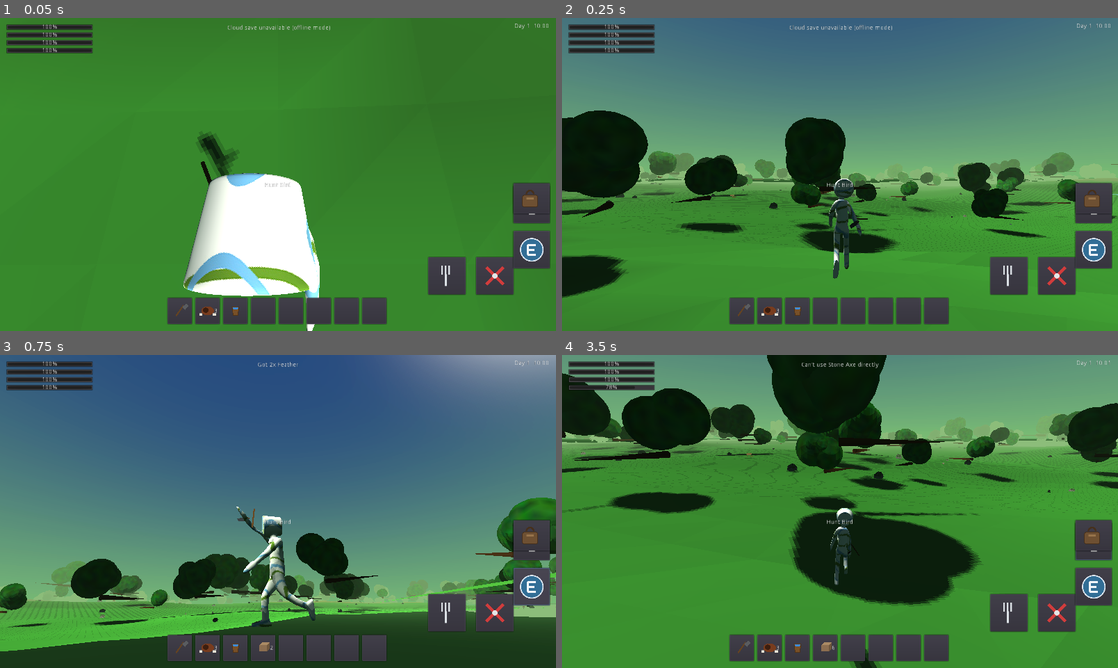
Above: before the commit, frames 1-4 (two rows, left to right).
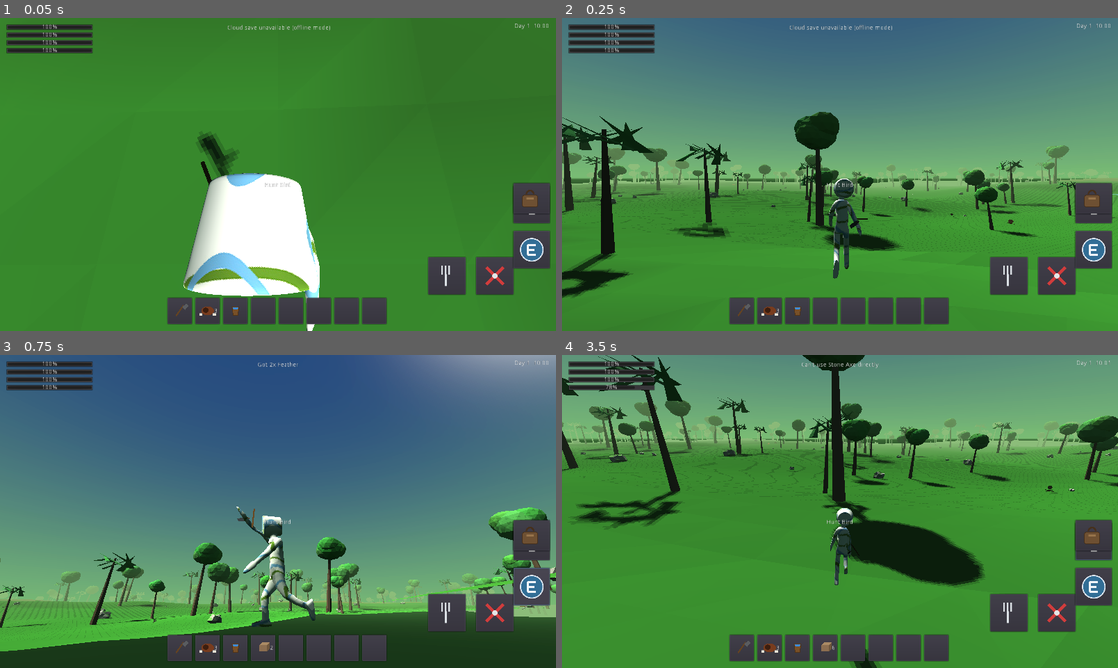
Above: after the commit, the same moments.

Repository: luokai25/Luo-world-
Game: Godot game, scene res://scenes/Main.tscn
The game is run twice, just before and just after one commit, with the same random seed, the same clock (stepped at 60 frames per second) and the same inputs.
Inputs (mouse positions are in pixels of both pictures, inside the frame that each line leads up to):
- Up to frame 1 (0.05 s): no input
- Up to frame 2 (0.25 s): no input
- Up to frame 3 (0.75 s): click (533, 586) at 0.5 s
- Up to frame 4 (3.5 s): click (1006, 611) at 1.25 s; tap Enter at 2 s; move the mouse to (867, 511) at 2.02 s; hold Up (ui_up) from 2.03 s (still down); tap E at 2.1 s; click (867, 511) at 2.17 s; tap Space at 2.27, 3.02 s; move the mouse to (812, 511) at 2.77 s; tap F at 2.85 s

Frame 1 is identical in both runs. In frame 2, 11% of the frame differs, in the area x 0-100%, y 29-90%; in frame 3, 8.5%; in frame 4, 20%, in the area x 0-100%, y 0-80%.

Commit message:
🌾 Blender-crafted world assets + full cultivation system
BLENDER PIPELINE (blender_pipeline/) — real bpy scripting, not primitives:
- Researched real technique first (low-vert chunky trunks, loop-cut taper,
  flat shading for deliberate stylized look, Empty-parenting, branch
  geometry connecting trunk to canopy) before building anything
- 8 trees: 5 oak (faceted overlapping canopy clusters + visible connecting
  branches) + 3 palm (radial frond blades) — replaces the old undirected
  noise-blob trimesh trees entirely
- 6 rocks: displaced icosphere base + moss auto-applied to upward-facing
  faces only (face-normal selection), giving a believable weathered look
- Iterated for real: v1 had disconnected floating foliage clusters and
  crude subdivision-1 facets, v2 fixed clustering, then batch-rendered
  and caught the branches were too thin to register at gameplay
  distance and thickened them before finalizing
- Built a reusable pipeline (lib.py: auto-framing camera, material
  helper, batch export) for future asset work

CULTIVATION SYSTEM (scripts/Farming.gd, new):
- 5 crop growth stages modeled in Blender (seed -> sprout -> young ->
  mature -> ripe), ripe stage gets golden color + fruit topper as a
  clear harvest-ready signal
- Farm plots: craft with 2x wood_log + 4x stick, equip + USE to place,
  plant with Wild Seeds (new gatherable world item, 120 scattered),
  grows over real time, harvest gives 2-4 Grain
- Wired into Main.gd interaction/prompt flow

VERIFIED: full plant-grow-harvest cycle tested in an isolated driven
project - seeds 5->4 on plant, stage EMPTY->SEED confirmed, correctly
at sprout after 60s simulated (45s/stage), reaches RIPE by 300s,
harvest gave 4 grain, plot reset to EMPTY. Zero script errors across
import + full game run.

Recovered a full container filesystem reset mid-session - GitHub had
everything through the prior commit safely persisted.

Diff:
--- a/project.godot
+++ b/project.godot
@@ -21,6 +21,7 @@
 Items="*res://scripts/Items.gd"
 GameState="*res://scripts/GameState.gd"
 SaveManager="*res://scripts/SaveManager.gd"
+Farming="*res://scripts/Farming.gd"
 
 [display]
 
--- /dev/null
+++ b/scripts/Farming.gd
@@ -0,0 +1,125 @@
+extends Node
+# Farming/Cultivation system - autoload singleton
+# Plots progress: EMPTY -> seed -> sprout -> young -> mature -> ripe -> (harvest) -> EMPTY
+
+const STAGE_EMPTY = -1
+const STAGE_SEED = 0
+const STAGE_SPROUT = 1
+const STAGE_YOUNG = 2
+const STAGE_MATURE = 3
+const STAGE_RIPE = 4
+
+const STAGE_NAMES = ["seed", "sprout", "young", "mature", "ripe"]
+const GROWTH_TIME_PER_STAGE = 45.0   # real seconds per stage advance
+
+var plots: Array = []   # [{pos, stage, timer, plot_node, crop_node, world_ref}]
+var crop_models: Dictionary = {}
+var farm_plot_model = null
+
+signal plot_stage_changed(plot)
+
+func _ready():
+	farm_plot_model = load("res://assets/models/farm_plot.glb")
+	for stage_name in STAGE_NAMES:
+		var path = "res://assets/models/crop_grain_%s.glb" % stage_name
+		var res = load(path)
+		if res:
+			crop_models[stage_name] = res
+
+func _process(delta):
+	for plot in plots:
+		if plot.stage >= STAGE_SEED and plot.stage < STAGE_RIPE:
+			plot.timer += delta
+			if plot.timer >= GROWTH_TIME_PER_STAGE:
+				plot.timer = 0.0
+				_advance_stage(plot)
+
+func _advance_stage(plot):
+	plot.stage += 1
+	_update_crop_visual(plot)
+	emit_signal("plot_stage_changed", plot)
+	if plot.stage == STAGE_RIPE:
+		GameState.notify("🌾 A crop is ready to harvest!")
+
+func _update_crop_visual(plot):
+	if plot.crop_node and is_instance_valid(plot.crop_node):
+		plot.crop_node.queue_free()
+		plot.crop_node = null
+	if plot.stage < STAGE_SEED:
+		return
+	var stage_name = STAGE_NAMES[plot.stage]
+	if crop_models.has(stage_name):
+		var node = crop_models[stage_name].instance()
+		node.translation = plot.pos + Vector3(0, 0.03, 0)
+		plot.world_ref.add_child(node)
+		plot.crop_node = node
+
+func place_plot(world, pos: Vector3) -> Dictionary:
+	var node = null
+	if farm_plot_model:
+		node = farm_plot_model.instance()
+		node.translation = pos
+		world.add_child(node)
+
+	var plot = {
+		"pos": pos, "stage": STAGE_EMPTY, "timer": 0.0,
+		"plot_node": node, "crop_node": null, "world_ref": world
+	}
+	plots.append(plot)
+	return plot
+
+func nearest_plot(player_pos: Vector3, radius: float = 3.0) -> Dictionary:
+	var best = {}
+	var best_dist = radius
+	for plot in plots:
+		var d = player_pos.distance_to(plot.pos)
+		if d < best_dist:
+			best_dist = d
+			best = plot
+	return best
+
+func plant(plot: Dictionary) -> bool:
+	if plot.empty() or plot.stage != STAGE_EMPTY:
+		return false
+	if GameState.count_item("wild_seeds") < 1:
+		GameState.notify("Need Wild Seeds to plant")
+		return false
+	GameState.remove_item("wild_seeds", 1)
+	plot.stage = STAGE_SEED
+	plot.timer = 0.0
+	_update_crop_visual(plot)
+	GameState.notify("🌱 Planted seeds")
+	return true
+
+func harvest(plot: Dictionary) -> bool:
+	if plot.empty() or plot.stage != STAGE_RIPE:
+		return false
+	var amount = randi() % 3 + 2   # 2-4 grain
+	GameState.add_item("grain", amount)
+	GameState.notify("🌾 Harvested %dx Grain" % amount)
+	plot.stage = STAGE_EMPTY
+	plot.timer = 0.0
+	_update_crop_visual(plot)
+	return true
+
+func get_prompt(plot: Dictionary) -> String:
+	if plot.empty():
+		return ""
+	match plot.stage:
+		STAGE_EMPTY:
+			return "Plant Wild Seeds [E]"
+		STAGE_RIPE:
+			return "Harvest Grain [E]"
+		_:
+			var pct = int((plot.timer / GROWTH_TIME_PER_STAGE) * 100)
+			return "Growing (%s)... %d%%" % [STAGE_NAMES[plot.stage], pct]
+
+func interact(plot: Dictionary):
+	if plot.empty():
+		return
+	if plot.stage == STAGE_EMPTY:
+		plant(plot)
+	elif plot.stage == STAGE_RIPE:
+		harvest(plot)
+	else:
+		GameState.notify(get_prompt(plot))
--- a/scripts/Items.gd
+++ b/scripts/Items.gd
@@ -133,6 +133,21 @@
 		"stackable": false, "max_stack": 1,
 		"description": "Basic frame for a lean-to shelter."
 	},
+	"wild_seeds": {
+		"name": "Wild Seeds", "icon": "🌱", "category": "resource",
+		"stackable": true, "max_stack": 20,
+		"description": "Seeds gathered from wild grass. Plant them in a farm plot."
+	},
+	"grain": {
+		"name": "Grain", "icon": "🌾", "category": "food",
+		"nutrition": 18, "hydration": 2, "stackable": true, "max_stack": 30,
+		"description": "Harvested grain from a cultivated plot. Can be eaten or cooked."
+	},
+	"farm_plot": {
+		"name": "Farm Plot", "icon": "🟫", "category": "structure",
+		"stackable": false, "max_stack": 1,
+		"description": "A tilled plot of soil. Plant wild seeds and tend them until harvest."
+	},
 }
 
 const RECIPES = {
@@ -183,6 +198,10 @@
 	"shelter_frame": {
 		"name": "Shelter Frame", "inputs": {"wood_log": 6, "rope": 4},
 		"output": ["shelter_frame", 1], "time": 20.0
+	},
+	"farm_plot": {
+		"name": "Farm Plot", "inputs": {"wood_log": 2, "stick": 4},
+		"output": ["farm_plot", 1], "time": 6.0
 	},
 }
 
--- a/scripts/Main.gd
+++ b/scripts/Main.gd
@@ -5,6 +5,7 @@
 onready var hud    = $HUD
 
 var _nearest: Dictionary = {}
+var _nearest_plot: Dictionary = {}
 
 func _ready():
 	if hud.has_node("Bottom/Actions/AttackBtn"):
@@ -34,7 +35,12 @@
 	world.player_pos = player.global_transform.origin
 
 	_nearest = world.nearest_object(player.global_transform.origin, player.reach)
-	hud.set_prompt(_get_prompt())
+	_nearest_plot = Farming.nearest_plot(player.global_transform.origin, 3.0)
+
+	if not _nearest_plot.empty():
+		hud.set_prompt(Farming.get_prompt(_nearest_plot))
+	else:
+		hud.set_prompt(_get_prompt())
 
 func _get_prompt() -> String:
 	if _nearest.empty(): return ""
@@ -87,6 +93,9 @@
 				GameState.remove_item(slot.item_id, 1)
 
 func _on_interact():
+	if not _nearest_plot.empty():
+		Farming.interact(_nearest_plot)
+		return
 	if _nearest.empty(): return
 	match _nearest.get("type",""):
 		"item":
@@ -106,5 +115,17 @@
 			_on_attack()
 
 func _on_use():
+	var equipped = GameState.get_equipped()
+	if equipped.item_id == "farm_plot":
+		_place_farm_plot()
+		return
 	GameState.use_equipped()
 	SaveManager.save_game()
+
+func _place_farm_plot():
+	var fwd = Vector3(sin(player.rotation.y), 0, cos(player.rotation.y))
+	var place_pos = player.global_transform.origin + fwd * 1.8
+	place_pos.y = world.get_height(place_pos.x, place_pos.z)
+	Farming.place_plot(world, place_pos)
+	GameState.remove_item("farm_plot", 1)
+	GameState.notify("🟫 Farm plot placed")
--- a/scripts/World.gd
+++ b/scripts/World.gd
@@ -193,9 +193,13 @@
 
 # ── TREES ────────────────────────────────────
 func _place_trees():
+	var tree_paths = [
+		"tree_oak_1", "tree_oak_2", "tree_oak_3", "tree_oak_4", "tree_oak_20",
+		"tree_palm_10", "tree_palm_11", "tree_palm_12"
+	]
 	var tree_models = []
-	for i in range(6):
-		var loaded = load("res://assets/models/tree_%d.glb" % i)
+	for name in tree_paths:
+		var loaded = load("res://assets/models/%s.glb" % name)
 		if loaded: tree_models.append(loaded)
 
 	for i in range(600):
@@ -247,7 +251,7 @@
 # ── ROCKS ────────────────────────────────────
 func _place_rocks():
 	var rock_models = []
-	for i in range(4):
+	for i in range(6):
 		var loaded = load("res://assets/models/rock_%d.glb" % i)
 		if loaded: rock_models.append(loaded)
 
@@ -309,6 +313,12 @@
 		var y = get_height(x, z)
 		objects.append({"type":"item","pos":Vector3(x,y+0.1,z),"item_id":"fruit",
 			"count":rng.randi_range(1,2),"health":1,"drops":[["fruit",1]],"node":null})
+	for i in range(120):
+		var x=rng.randf_range(-HALF+2,HALF-2); var z=rng.randf_range(-HALF+2,HALF-2)
+		if abs(x)<6 and abs(z)<6: continue
+		var y = get_height(x, z)
+		objects.append({"type":"item","pos":Vector3(x,y+0.1,z),"item_id":"wild_seeds",
+			"count":rng.randi_range(1,3),"health":1,"drops":[["wild_seeds",rng.randi_range(1,3)]],"node":null})
 
 # ── ANIMALS ──────────────────────────────────
 var animal_models: Dictionary = {}
Binary file added: assets/models/crop_grain_mature.glb
Binary file added: assets/models/crop_grain_ripe.glb
Binary file added: assets/models/crop_grain_seed.glb
Binary file added: assets/models/crop_grain_sprout.glb
Binary file added: assets/models/crop_grain_young.glb
Binary file added: assets/models/farm_plot.glb
Binary file changed: assets/models/rock_0.glb
Binary file changed: assets/models/rock_1.glb
Binary file changed: assets/models/rock_2.glb
Binary file changed: assets/models/rock_3.glb
Binary file added: assets/models/rock_4.glb
Binary file added: assets/models/rock_5.glb
(and 17 more such lines)
